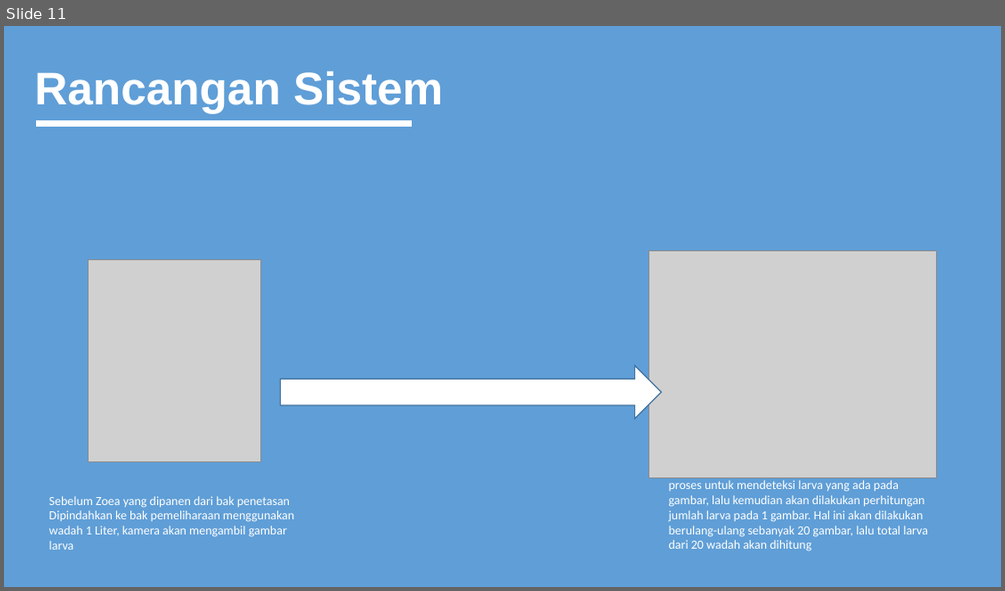
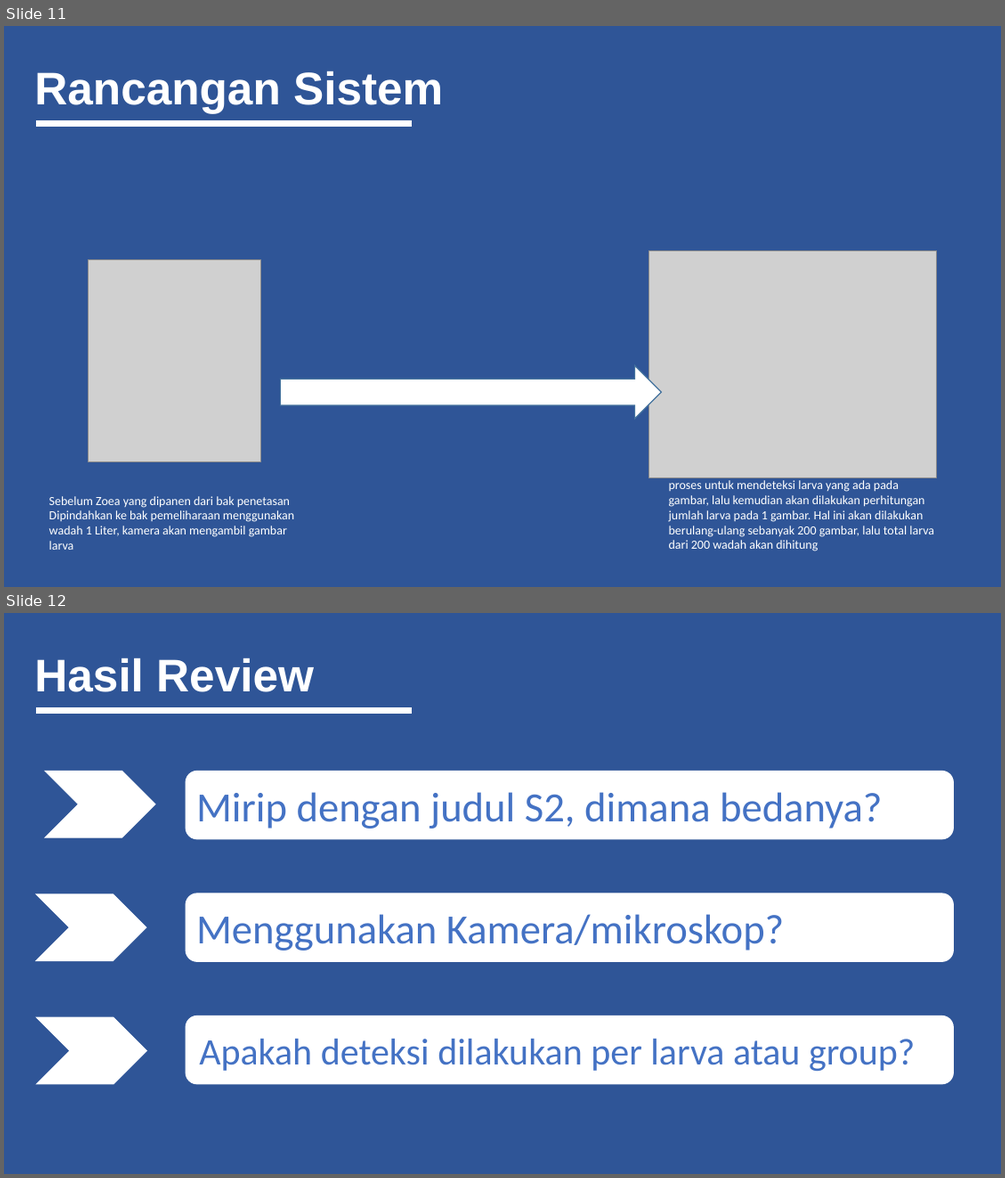
Before and after one commit to MariefW/2.-skripsi, a slide deck: Format Proposal M Arief Wicaksono.pptx. Shown one above the other, each under a label of ours: slide 11 before the commit, slides 11 and 12 after it. The pictures are 1005x591 and 1005x1178 pixels, drawn with LibreOffice and Linux fonts; fonts in the diff are those of the drawing; grey boxes stand for pictures. Boxes give left, top, right and bottom in pixels: in the first picture for what was removed or moved away, otherwise in the second. Text is boxed around its words. In the diff, an @@ line names an element or a change of style, - is before the commit and + after.

```diff
--- a/Format Proposal M Arief Wicaksono.pptx
+++ b/Format Proposal M Arief Wicaksono.pptx
@@ slide 12 added at (x1=4, y1=613, x2=1001, y2=1174), background #2F5597 @@
@@ title added at (x1=34, y1=658, x2=314, y2=692), 44 pt, text #FFFFFF, bold @@
+Hasil Review
@@ line added from (36, 710) to (413, 710), #FFFFFF 6 pt @@
@@ chevron added at (x1=45, y1=771, x2=155, y2=837), fill #FFFFFF, outline #FFFFFF 1 pt @@
@@ rounded rectangle added at (x1=186, y1=771, x2=953, y2=839), fill #FFFFFF, outline #FFFFFF 1 pt, 40 pt, text #4472C4 @@
+Mirip dengan judul S2, dimana bedanya?
@@ chevron added at (x1=36, y1=894, x2=146, y2=961), fill #FFFFFF, outline #FFFFFF 1 pt @@
@@ rounded rectangle added at (x1=186, y1=893, x2=953, y2=962), fill #FFFFFF, outline #FFFFFF 1 pt, 40 pt, text #4472C4 @@
+Menggunakan Kamera/mikroskop?
@@ chevron added at (x1=37, y1=1018, x2=146, y2=1084), fill #FFFFFF, outline #FFFFFF 1 pt @@
@@ rounded rectangle added at (x1=186, y1=1016, x2=953, y2=1084), fill #FFFFFF, outline #FFFFFF 1 pt @@
@@ text added at (x1=199, y1=1038, x2=914, y2=1070), 36 pt, text #4472C4 @@
+Apakah deteksi dilakukan per larva atau group?
@@ slide 11 changed as well @@
@@ background #5F9ED7 to #2F5597 @@
@@ text at (x1=669, y1=477, x2=934, y2=551): text changed @@
-Gambar larva kemudian di kirim ke Laptop dan di proses untuk mendeteksi larva yang ada pada gambar, lalu kemudian akan dilakukan perhitungan jumlah larva pada 1 gambar. Hal ini akan dilakukan berulang-ulang sebanyak 20 gambar, lalu total larva dari 20 wadah akan dihitung
+Gambar larva kemudian di kirim ke Laptop dan di proses untuk mendeteksi larva yang ada pada gambar, lalu kemudian akan dilakukan perhitungan jumlah larva pada 1 gambar. Hal ini akan dilakukan berulang-ulang sebanyak 200 gambar, lalu total larva dari 200 wadah akan dihitung
```
Also in this commit, not shown: 9 other slides changed, 1 other slide added, 1 slide removed, 14 other files.
